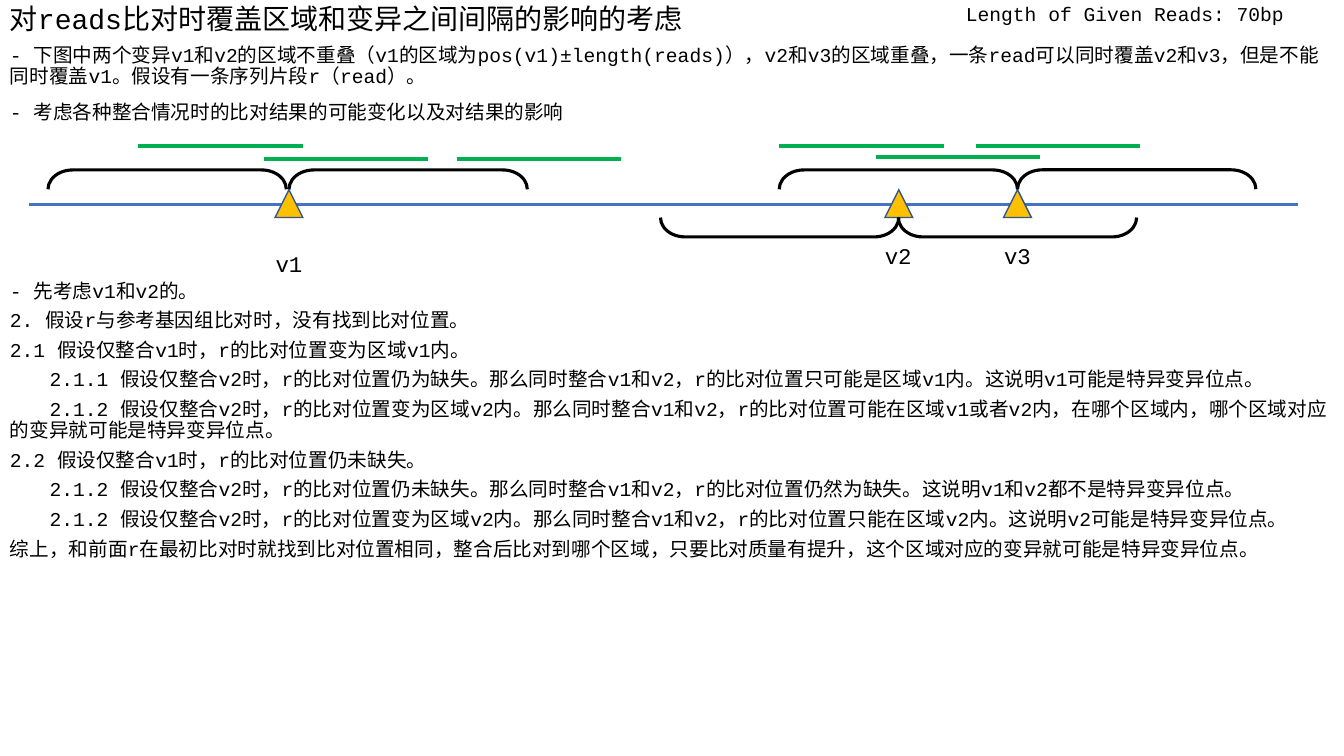
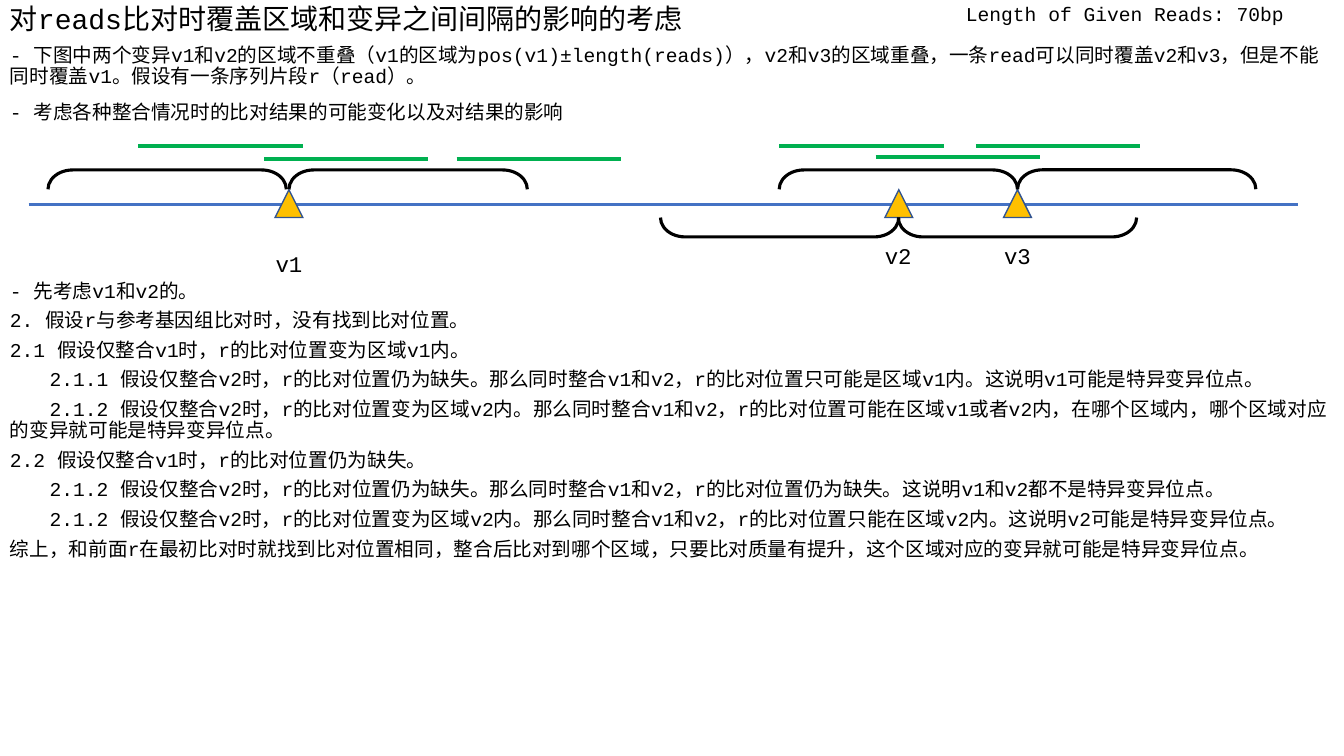
Before and after one commit to AtoshDustosh/thesis-project, a slide deck: slide 3 of THE_project/design/process_optimization.pptx. Drawn at 1344x756 pixels with LibreOffice and Linux fonts; fonts in the diff are those of the drawing. Boxes give left, top, right and bottom in pixels: in the first picture for what was removed or moved away, otherwise in the second. Text is boxed around its words. In the diff, an @@ line names an element or a change of style, - is before the commit and + after.

```diff
--- a/THE_project/design/process_optimization.pptx
+++ b/THE_project/design/process_optimization.pptx
@@ text at (x1=10, y1=450, x2=1224, y2=498): text changed @@
-2.2 假设仅整合v1时，r的比对位置仍未缺失。
-2.1.2 假设仅整合v2时，r的比对位置仍未缺失。那么同时整合v1和v2，r的比对位置仍然为缺失。这说明v1和v2都不是特异变异位点。
+2.2 假设仅整合v1时，r的比对位置仍为缺失。
+2.1.2 假设仅整合v2时，r的比对位置仍为缺失。那么同时整合v1和v2，r的比对位置仍为缺失。这说明v1和v2都不是特异变异位点。
```
Also in this commit, not shown: 2 other slides changed, 1 slide added, 2 other files.
